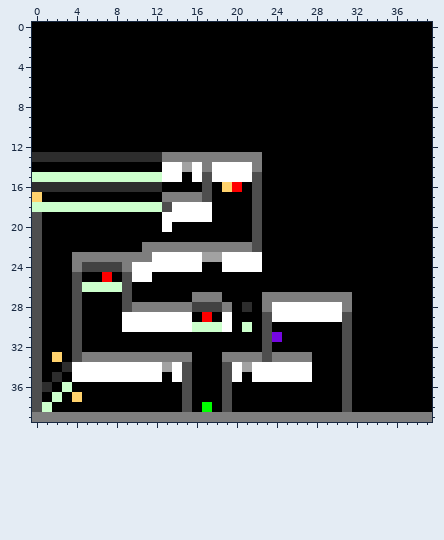
One commit to this pixel-art sprite: res/map/level2.png. Above: the version before the commit.
The file is 40x40 pixels.
After the commit:
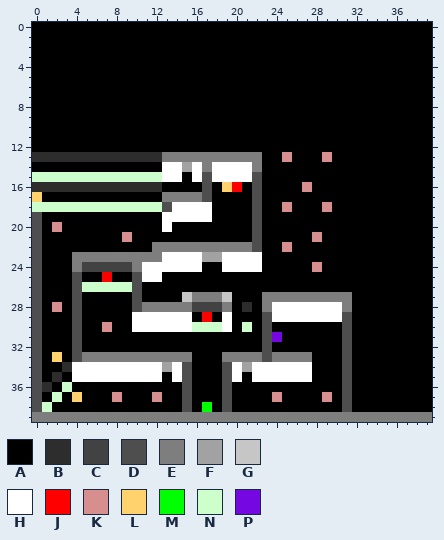
Palette (. is transparent): A #000000  B #2d2d2d  C #424242  D #4e4e4e  E #7e7e7e  F #a2a2a2  G #c6c6c6  H #ffffff  J #ff0000  K #d68e8e  L #ffd26d  M #00ff00  N #ccffcc  P #7507e2
The edit:
The edit turns colour D into colour A in row 25 at x 9; in rows 27 to 28 at x 9.
The edit turns colour E into colour A in row 22 at x 11.
The edit turns colour H into colour A in rows 29 to 30 at x 9.
The edit turns colour E into colour C in row 24 at x 9.
The edit turns colour A into colour D in rows 26 to 27 at x 10.
The edit turns colour E into colour D in row 28 at x 10.
The edit turns colour H into colour D in row 25 at x 10.
The edit turns colour H into colour E in row 23 at x 12; in row 24 at x 10.
The edit turns colour A into colour G in row 27 at x 15 and 19.
The edit turns colour A into colour H in row 25 at x 12.
The edit turns colour A into colour K in row 13 at x 25 and 29; in row 16 at x 27; in row 18 at x 25 and 29; in row 20 at x 2; in row 21 at x 9 and 28; in row 22 at x 25.
The edit turns colour A into colour K in row 24 at x 28; in row 28 at x 2; in row 30 at x 7; in row 37 at x 8, 12, 24 and 29.
The edit turns colour D into colour N in row 26 at x 9.
Changed places in both pictures, as pixel boxes (x1, y1, x2, y2):
changed: (282, 152, 332, 272)
changed: (52, 222, 62, 232)
changed: (102, 232, 232, 332)
changed: (52, 302, 62, 312)
changed: (112, 392, 122, 402)
changed: (152, 392, 162, 402)
changed: (272, 392, 332, 402)
